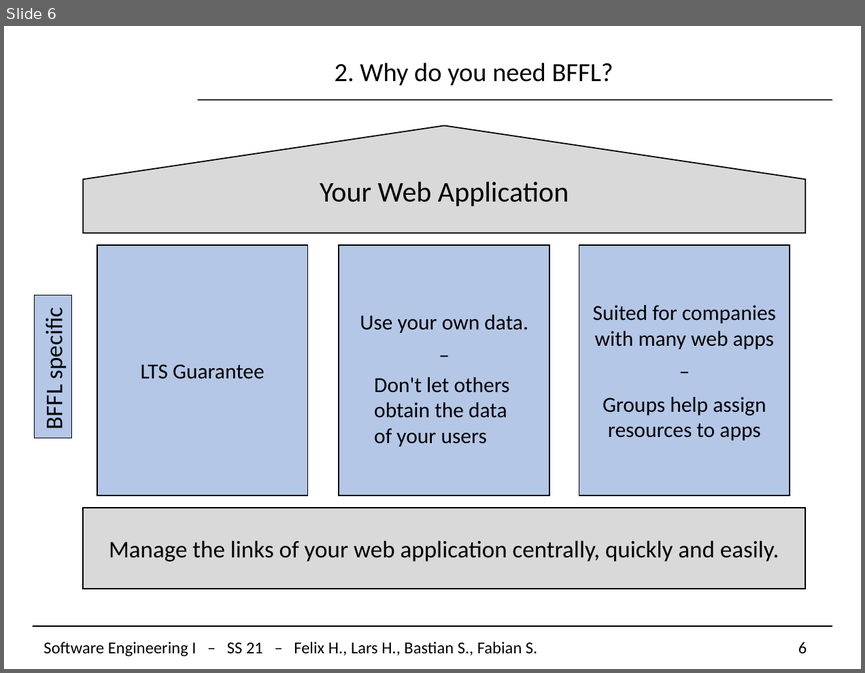
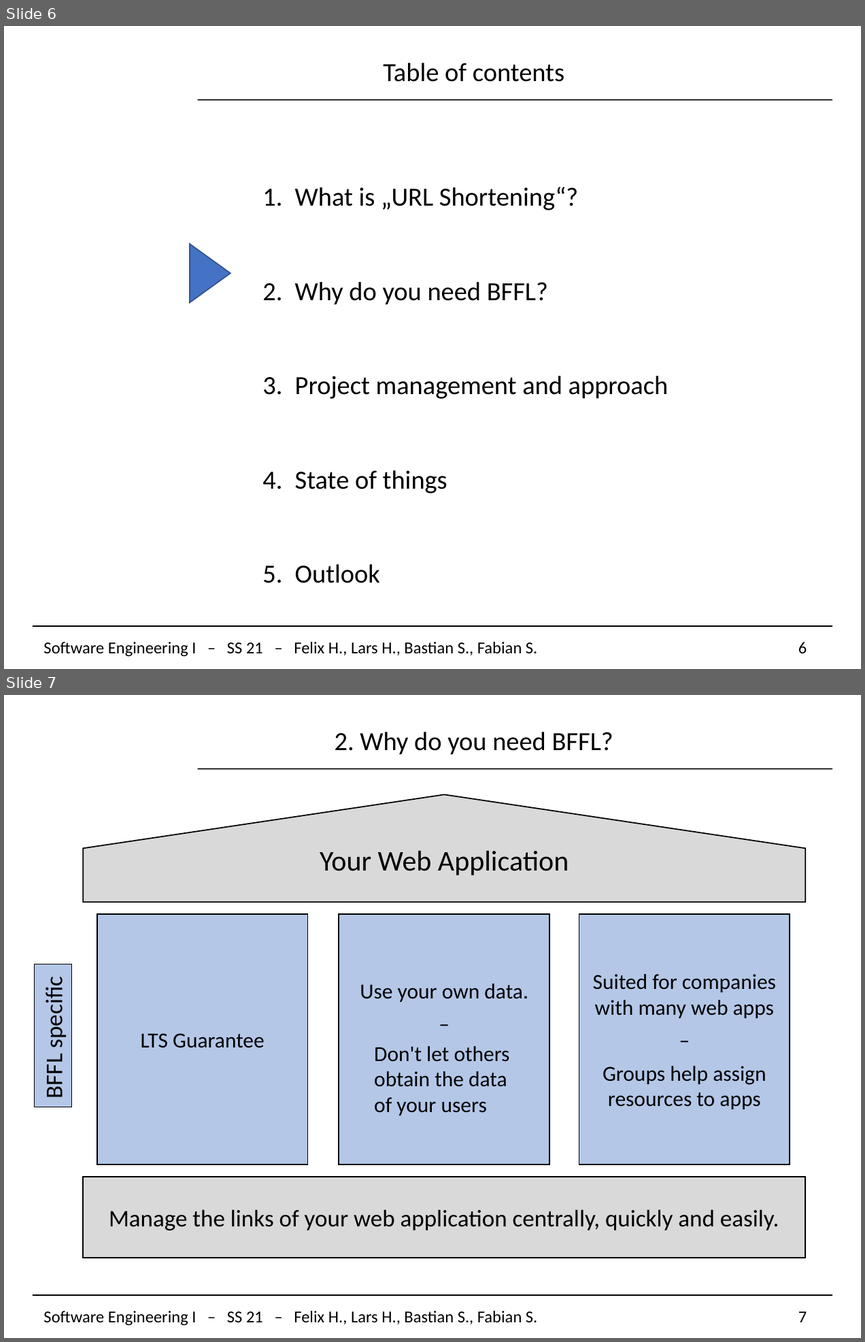
Before and after one commit to Krayaty/bffl, a slide deck: Documentation/Final/Final_PPt_BFFL.pptx. Shown one above the other, each under a label of ours: slide 6 before the commit, slides 6 and 7 after it. The pictures are 865x673 and 865x1342 pixels, drawn with LibreOffice and Linux fonts; fonts in the diff are those of the drawing; background and template pictures are left out. Boxes give left, top, right and bottom in pixels: in the first picture for what was removed or moved away, otherwise in the second. Text is boxed around its words. In the diff, an @@ line names an element or a change of style, - is before the commit and + after.

```diff
--- a/Documentation/Final/Final_PPt_BFFL.pptx
+++ b/Documentation/Final/Final_PPt_BFFL.pptx
@@ slide 6 added at (4, 26, 861, 669), background #FFFFFF; not listed: 3 template elements that a slide beside it also shows @@
@@ text added at (383, 63, 564, 82), 22 pt, text #000000 @@
+Table of contents
@@ text added at (295, 186, 668, 583), 22 pt, text #000000 @@
+1. What is „URL Shortening“?
+2. Why do you need BFFL?
+3. Project management and approach
+4. State of things
+5. Outlook
@@ triangle added at (189, 244, 230, 303), fill #4472C4, outline #325491 1 pt @@
@@ page number added at (798, 641, 806, 653), 14 pt, text #000000 @@
+6
@@ what was slide 6 is now slide 7 @@
@@ page number at (798, 1311, 806, 1322): text changed @@
-6
+7
```
Also in this commit, not shown: 1 slide changed, 1 other slide added, 1 slide removed, 2 other files.
